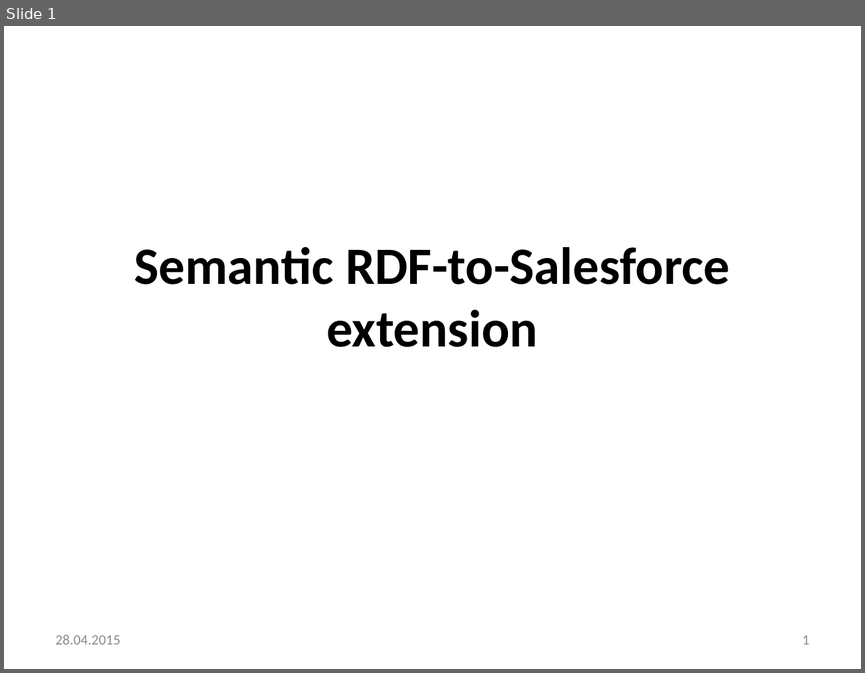
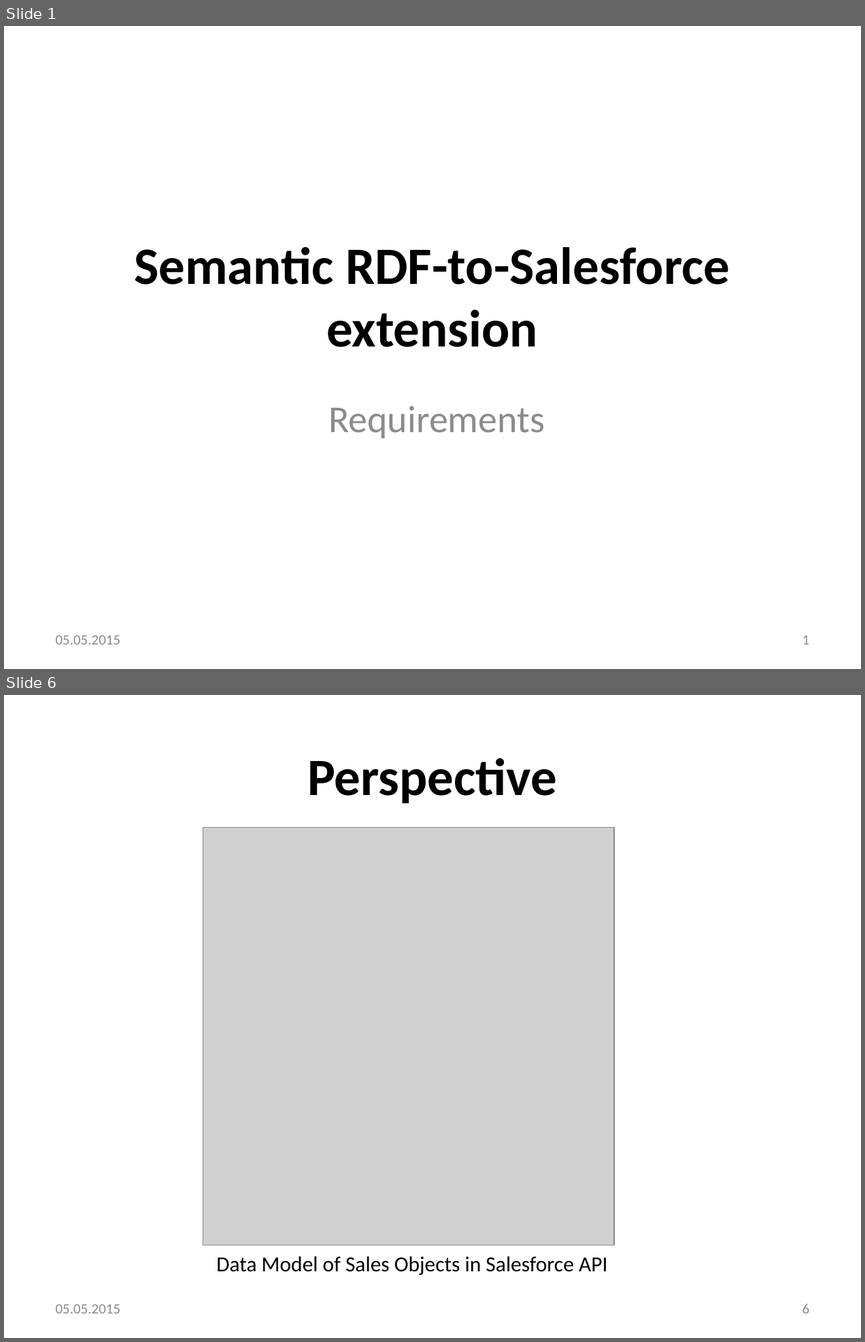
Before and after one commit to omarrana/testing, a slide deck: presentations/requirments_specification.pptx. Shown one above the other, each under a label of ours: slide 1 before the commit, slides 1 and 6 after it; the slides between them are not shown. The pictures are 865x673 and 865x1342 pixels, drawn with LibreOffice and Linux fonts; fonts in the diff are those of the drawing; grey boxes stand for pictures; background and template pictures are left out. Boxes give left, top, right and bottom in pixels: in the first picture for what was removed or moved away, otherwise in the second. Text is boxed around its words. In the diff, an @@ line names an element or a change of style, - is before the commit and + after.

Commit message:
updated requirement presentation

```diff
--- a/presentations/requirments_specification.pptx
+++ b/presentations/requirments_specification.pptx
@@ slide 6 added at (x1=4, y1=695, x2=861, y2=1338), background #FFFFFF @@
@@ title added at (x1=307, y1=758, x2=557, y2=803), 44 pt, text #000000, bold @@
+Perspective
@@ picture added at (x1=203, y1=828, x2=614, y2=1245) @@
@@ text added at (x1=216, y1=1256, x2=607, y2=1275), 18 pt, text #000000 @@
+Data Model of Sales Objects in Salesforce API
@@ text added at (x1=56, y1=1304, x2=121, y2=1313), 12 pt, text #8C8C8C @@
+05.05.2015
@@ page number added at (x1=802, y1=1304, x2=810, y2=1313), 12 pt, text #8C8C8C @@
+6
@@ slide 1 changed as well @@
@@ subtitle added at (x1=328, y1=405, x2=545, y2=438), 32 pt, text #8C8C8C @@
+Requirements
@@ text at (x1=56, y1=635, x2=121, y2=644): text changed @@
-28.04.2015
+05.05.2015
```
Also in this commit, not shown: 1 other slide changed, 6 other slides added, 3 slides removed.
